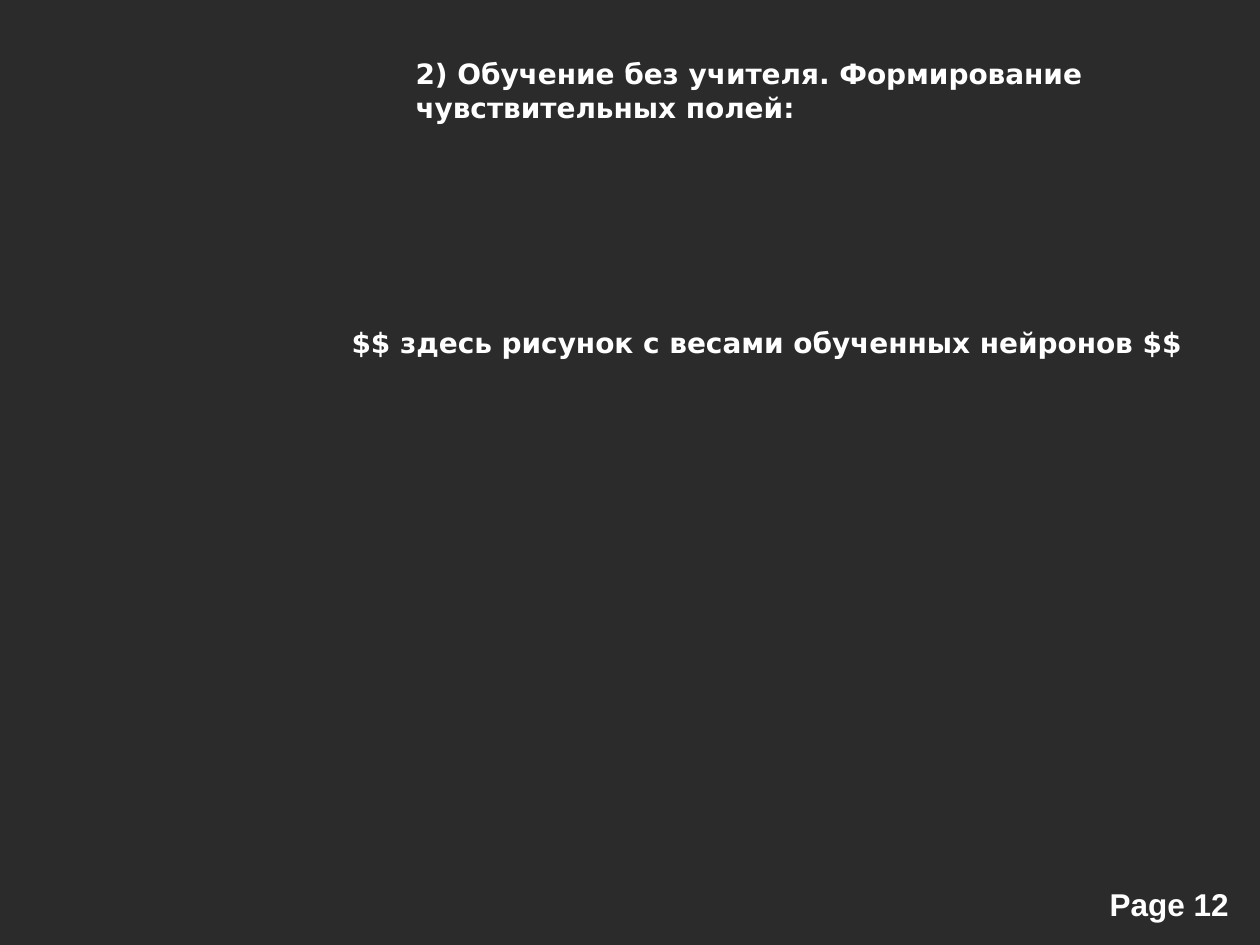
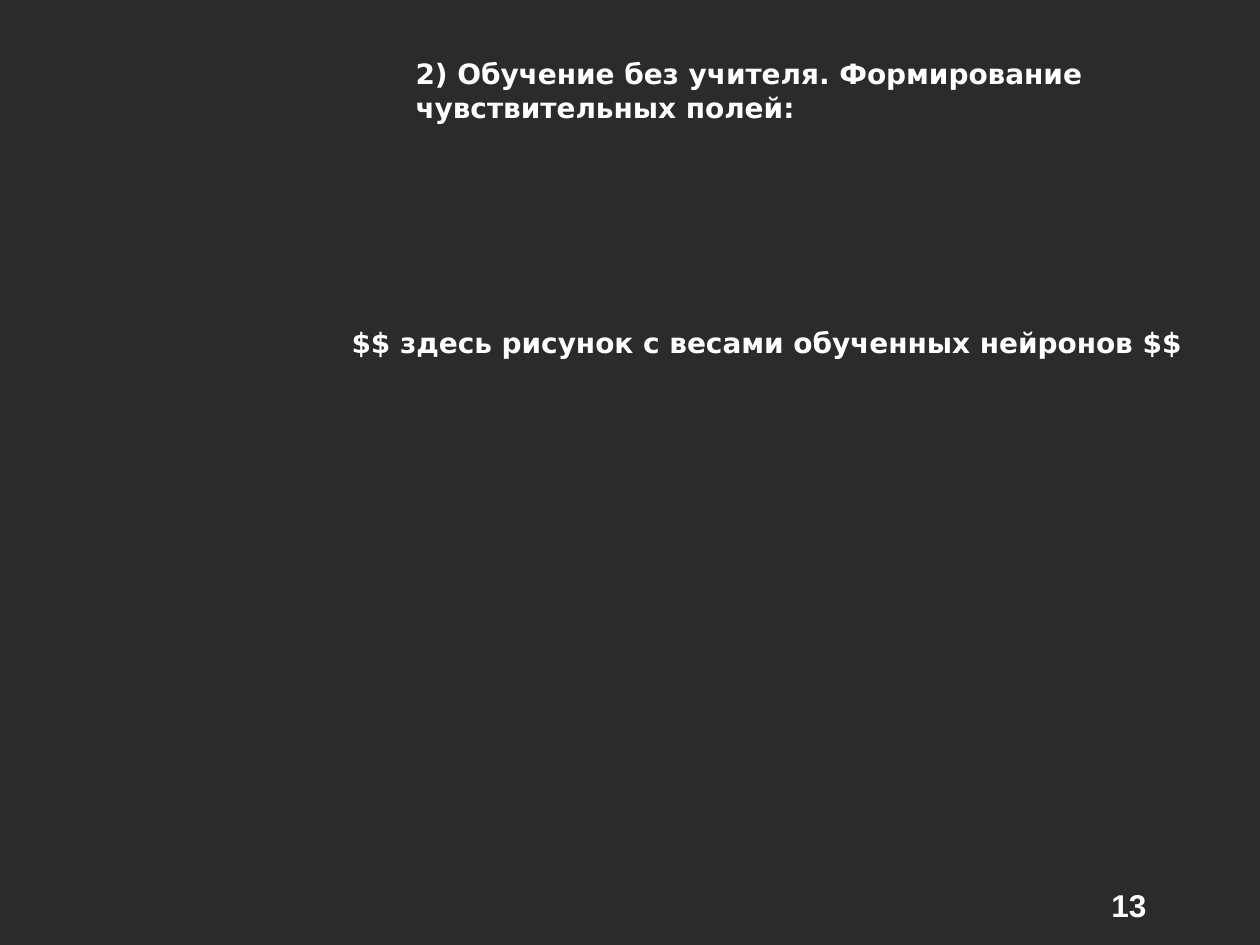
Before and after one commit to alexeyche/alexeyche-junk, a slide deck: slide 13 of cns/doc/conf.ppt (slide 12 before the commit). Drawn at 1260x945 pixels with LibreOffice and Linux fonts; fonts in the diff are those of the drawing; background and template pictures are left out; a plain dark background stands for a picture behind light text. Boxes give left, top, right and bottom in pixels: in the first picture for what was removed or moved away, otherwise in the second. Text is boxed around its words. In the diff, an @@ line names an element or a change of style, - is before the commit and + after.

```diff
--- a/cns/doc/conf.ppt
+++ b/cns/doc/conf.ppt
@@ page number removed at [1110,894,1229,922] @@
-Page 12
@@ page number added at [1111,895,1146,918], 18 pt, text #FFFFFF, bold @@
+13
```
Also in this commit, not shown: 9 other slides changed, 3 slides added, 3 slides removed, 2 other files.
